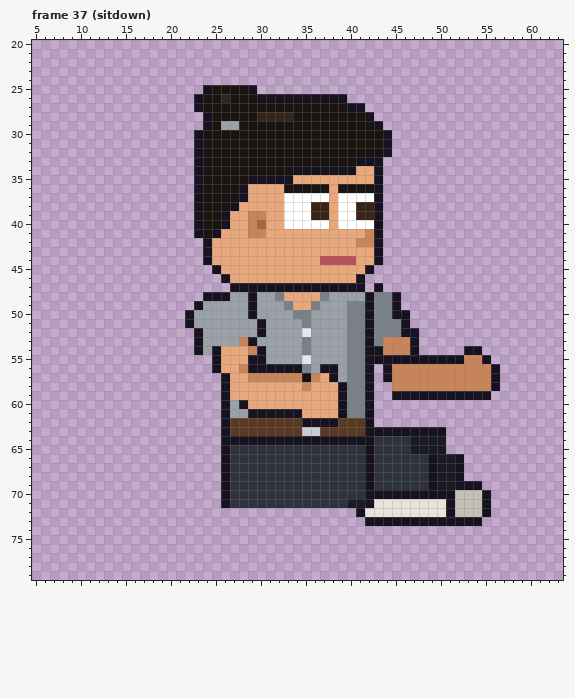
Pixel-art file: sprites/clients/client_mina_right_anim.aseprite. The first picture shows the starting point.
64x80 pixels, 129 frames. Shown: frame 37 (sitdown): x 5..63, y 20..79. The old version is drawn lined up with the new one. The commit also changed other frames, which this record leaves out.
The result:
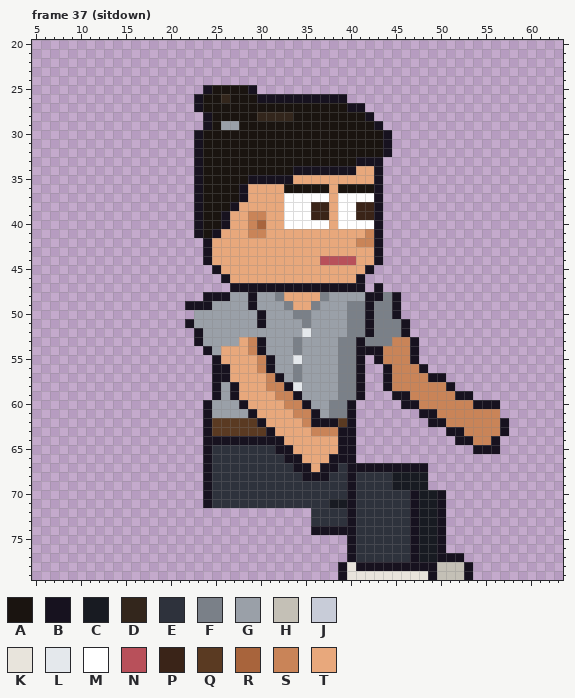
Palette (. is transparent): A #1a1410  B #17121f  C #181b22  D #33261c  E #2e323c  F #7a8088  G #9aa0a8  H #c4c0b6  J #c8ccd8  K #e8e4dc  L #e4e8ec  M #ffffff  N #b8505a  P #3a2418  Q #5a3a22  R #a8643c  S #c98458  T #e8a87c
The exact change:
whole drawing moved by +2,-6 (the old picture is shown already moved)
--- frame 37 (sitdown)
@@ x 20..59 @@
 47 .......BBBBBBBBBBBBBBB.B................
-48 ....BBBGGBGGFTTTTFGGGGBFFB..............
-49 ...BGGGGGBGGGFTTFGGGFFBFFB..............
-50 ..BGGGGGGBGGGGFFGGGGFFBFFBB.............
+48 ....BBBGGBGGFTTTTFGGGGBBFB..............
+49 ..BBBGGGGBGGGFTTFGGGFFBFFB..............
+50 ...GGGGGGGBGGGFFGGGGFFBFFB..............
 51 ..BGGGGGGGBGGGGFGGGGFFBFFFB.............
-52 ...BGGGGGGBGGGGLGGGGFFBFFFBB............
-53 ...BGGGGSBGGGGGFGGGGFFBFSSSB............
-54 ...BGBTTTSBGGGGFGGGGFFBBSSSB.....BB.....
-55 .....BTTTBBGGGGLGGGGFFBBBBBBBBBBBSSB....
-56 .....BTTSBBBBBBFGBBGFFB.BSSSSSSSSSSSB...
-57 ......BTTSSSSSSBSTBGFFB.BSSSSSSSSSSSB...
-58 ......BTTTTTTTTSTTTBFFB..SSSSSSSSSSSB...
-59 ......BTTTTTTTTTTTTBFFB..BBBBBBBBBBB....
-60 ......BGBTTTTTTTTTTBFFB.................
-61 ......BGGBBBBBBTTTTBFFB.................
-62 ......BQQQQQQQQBBBBQQQB.................
-63 ......BQQQQQQQQJJQQQQQBBBBBBBBB.........
-64 ......BBBBBBBBBBBBBBBBBEEEECCCC.........
-65 ......BEEEEEEEEEEEEEEEBEEEECCCC.........
-66 ......BEEEEEEEEEEEEEEEBEEEEEEBCCB.......
-67 ......BEEEEEEEEEEEEEEEBEEEEEEBCCB.......
-68 ......BEEEEEEEEEEEEEEEBEEEEEEBCCB.......
-69 ......BEEEEEEEEEEEEEEEBEEEEEEBCCBBB.....
-70 ......BEEEEEEEEEEEEEEEBBBBBBBBBBHHHB....
-71 ......BEEEEEEEEEEEEECCBKKKKKKKKBHHHB....
-72 .....................BKKKKKKKKKBHHHB....
-73 ......................BBBBBBBBBBBBB.....
-74 ........................................
-75 ........................................
-76 ........................................
-77 ........................................
-78 ........................................
-79 ........................................
+52 ...BGGGGGGGGGGGLGGGGFFBFFFB.............
+53 ...BGGGGTSBGGGFGGGGFFBFFFSSB............
+54 ....BGTTTSBGGGFGGGGFFBBBSSSB............
+55 .....BTTTTSBGGLGGGGFFB.BSSSB............
+56 .....BBTTTSBGGFGGGGFFB..BSSSB...........
+57 .....BBTTTTSBGFGGGGFFB..BSSSSBB.........
+58 .....BGBTTTSSBLGGGGFFB..BSSSSSSB........
+59 .....BGBTTTTSSBGGGGFFB...BBSSSSSBB......
+60 ....BGGGBTTTTSSBGGFFB.....BBSSSSSSBBB...
+61 ....BGGGGBTTTTSSBGFFB.......BBSSSSSSS...
+62 ....BQQQQQBTTTTSBBBQB........BBSSSSSSB..
+63 ....BQQQQQQBTTTTSSSBB..........BBSSSSB..
+64 ....BBBBBBBBBTTTTTTBB...........BBSSB...
+65 ....BEEEEEEEBBTTTTTBB.............BBB...
+66 ....BEEEEEEEEBBTTTBBB...................
+67 ....BEEEEEEEEEBBTBBEBBBBBBBBB...........
+68 ....BEEEEEEEEEEBBBEEBEEEECCCC...........
+69 ....BEEEEEEEEEEEEEEEBEEEECCCC...........
+70 ....BEEEEEEEEEEEEEEEBEEEEEEBCCB.........
+71 ....BEEEEEEEEEEEEECCBEEEEEEBCCB.........
+72 ................EEEEBEEEEEEBCCB.........
+73 ................EEEEBEEEEEEBCCB.........
+74 ................BBBBBEEEEEEBCCB.........
+75 ....................BEEEEEEBCCB.........
+76 ....................BEEEEEEBCCB.........
+77 ....................BEEEEEEBCCBBB.......
+78 ...................BKBBBBBBBBBHHHB......
+79 ...................BKKKKKKKKKBHHHB......
Boxes around the changes in both pictures, in picture pixels (x1, y1, x2, y2):
changed: (185, 292, 509, 580)
